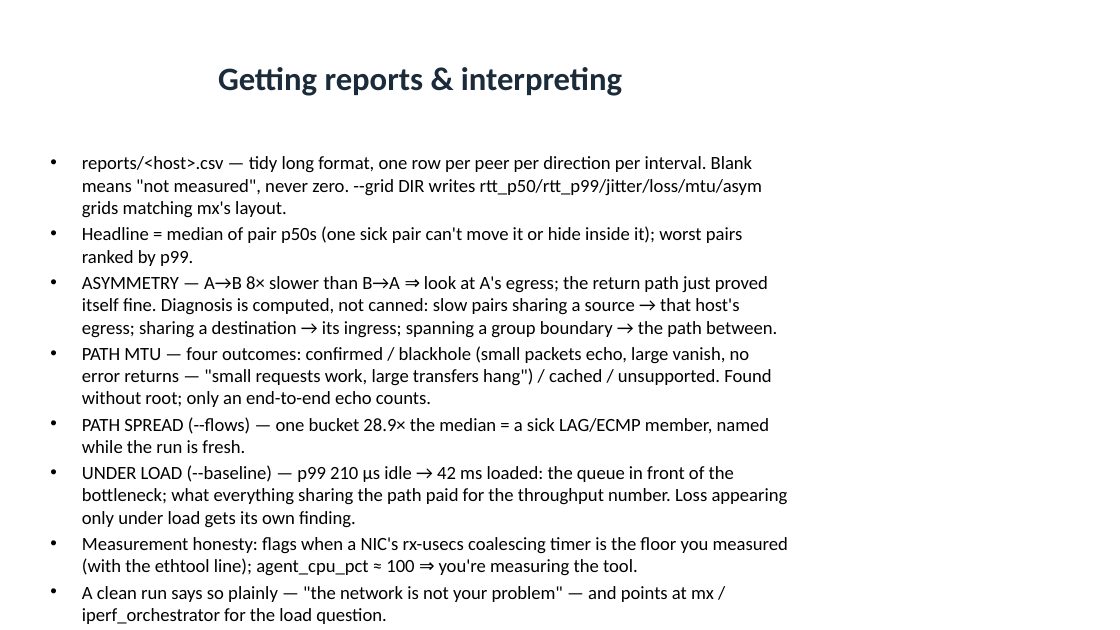
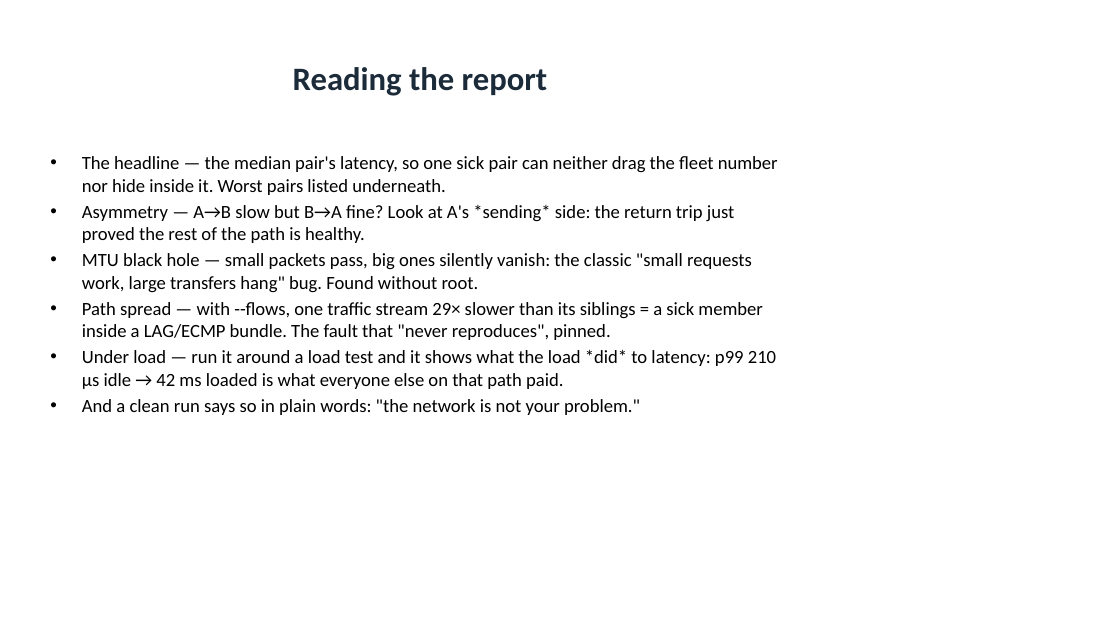
Before and after one commit to MartinGallagher-code/presentations, a slide deck: slide 30 of network-testing/network_testing.pptx (slide 28 before the commit). Drawn at 1120x630 pixels with LibreOffice and Linux fonts; fonts in the diff are those of the drawing. Boxes give left, top, right and bottom in pixels: in the first picture for what was removed or moved away, otherwise in the second. Text is boxed around its words. In the diff, an @@ line names an element or a change of style, - is before the commit and + after.

```diff
--- a/network-testing/network_testing.pptx
+++ b/network-testing/network_testing.pptx
@@ title at box(293, 67, 548, 96): text changed @@
-Getting reports & interpreting
+Reading the report
@@ text at box(82, 156, 778, 415): text changed @@
-• reports/<host>.csv — tidy long format, one row per peer per direction per interval. Blank means "not measured", never zero. --grid DIR writes rtt_p50/rtt_p99/jitter/loss/mtu/asym grids matching mx's layout.
-• Headline = median of pair p50s (one sick pair can't move it or hide inside it); worst pairs ranked by p99.
-• ASYMMETRY — A→B 8× slower than B→A ⇒ look at A's egress; the return path just proved itself fine. Diagnosis is computed, not canned: slow pairs sharing a source → that host's egress; sharing a destination → its ingress; spanning a group boundary → the path between.
-• PATH MTU — four outcomes: confirmed / blackhole (small packets echo, large vanish, no error returns — "small requests work, large transfers hang") / cached / unsupported. Found without root; only an end-to-end echo counts.
-• PATH SPREAD (--flows) — one bucket 28.9× the median = a sick LAG/ECMP member, named while the run is fresh.
-• UNDER LOAD (--baseline) — p99 210 µs idle → 42 ms loaded: the queue in front of the bottleneck; what everything sharing the path paid for the throughput number. Loss appearing only under load gets its own finding.
-• Measurement honesty: flags when a NIC's rx-usecs coalescing timer is the floor you measured (with the ethtool line); agent_cpu_pct ≈ 100 ⇒ you're measuring the tool.
-• A clean run says so plainly — "the network is not your problem" — and points at mx / iperf_orchestrator for the load question.
+• The headline — the median pair's latency, so one sick pair can neither drag the fleet number nor hide inside it. Worst pairs listed underneath.
+• Asymmetry — A→B slow but B→A fine? Look at A's *sending* side: the return trip just proved the rest of the path is healthy.
+• MTU black hole — small packets pass, big ones silently vanish: the classic "small requests work, large transfers hang" bug. Found without root.
+• Path spread — with --flows, one traffic stream 29× slower than its siblings = a sick member inside a LAG/ECMP bundle. The fault that "never reproduces", pinned.
+• Under load — run it around a load test and it shows what the load *did* to latency: p99 210 µs idle → 42 ms loaded is what everyone else on that path paid.
+• And a clean run says so in plain words: "the network is not your problem."
```
Also in this commit, not shown: 10 other slides changed, 17 slides added, 13 slides removed, 2 other files.
